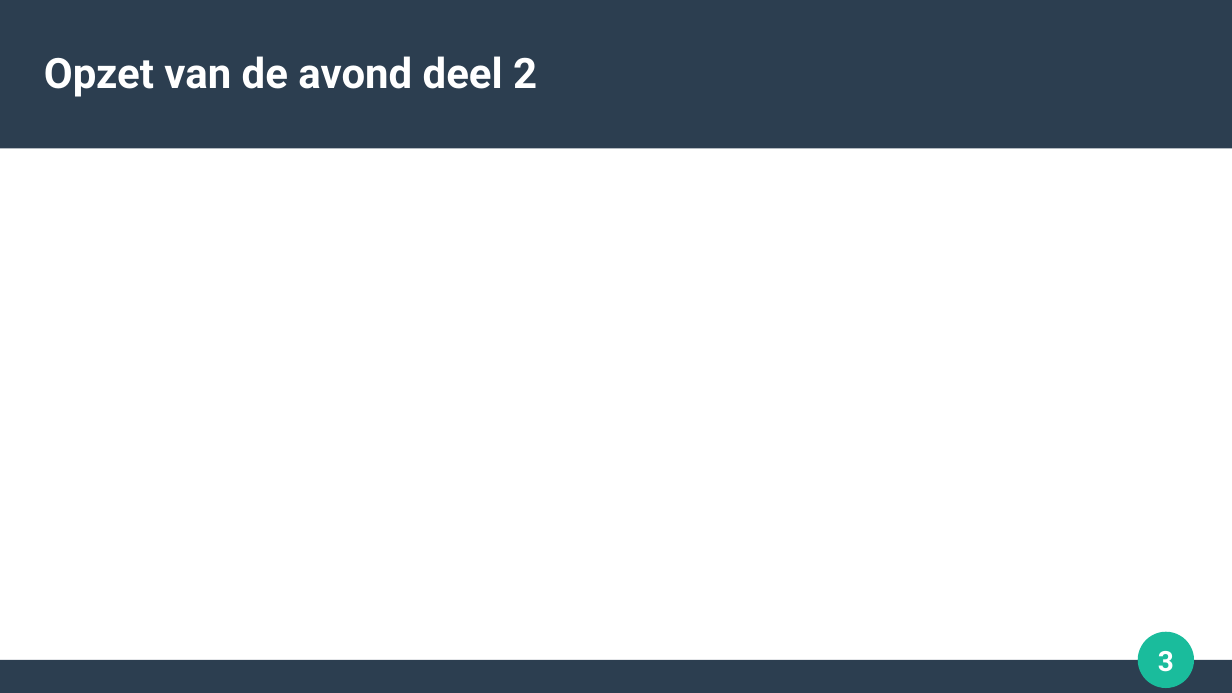
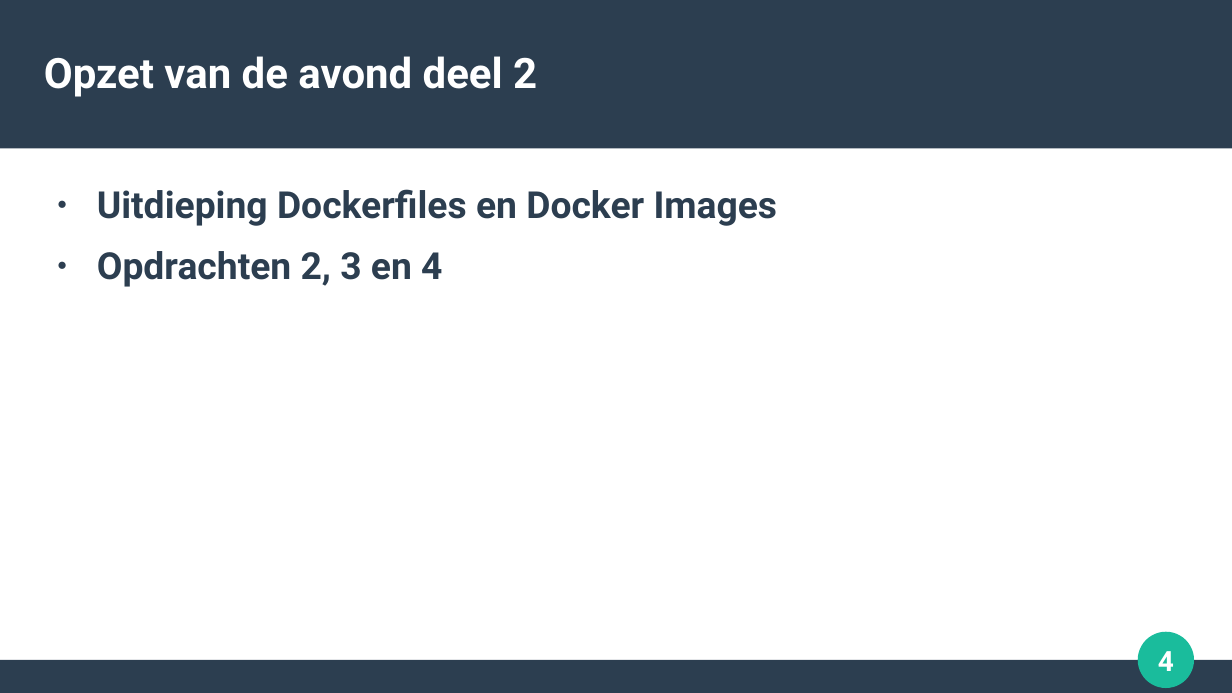
Before and after one commit to michaelvangastel/docker_basics, a slide deck: slide 4 of docker_basics.odp (slide 3 before the commit). Drawn at 1232x693 pixels with LibreOffice and Linux fonts; fonts in the diff are those of the drawing. Boxes give left, top, right and bottom in pixels: in the first picture for what was removed or moved away, otherwise in the second. Text is boxed around its words. In the diff, an @@ line names an element or a change of style, - is before the commit and + after.

```diff
--- a/docker_basics.odp
+++ b/docker_basics.odp
@@ text added at (97,189,778,287), 24 pt, text #2C3E50, bold @@
+● Uitdieping Dockerfiles en Docker Images
+● Opdrachten 2, 3 en 4
@@ page number at (1158,651,1174,671): text changed @@
-3
+4
```
Also in this commit, not shown: 1 slide added.
